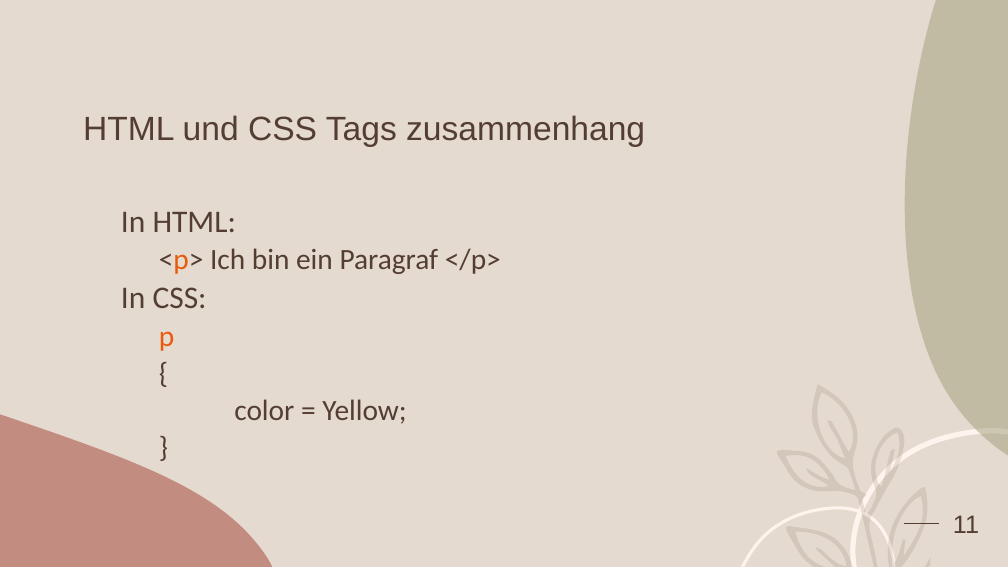
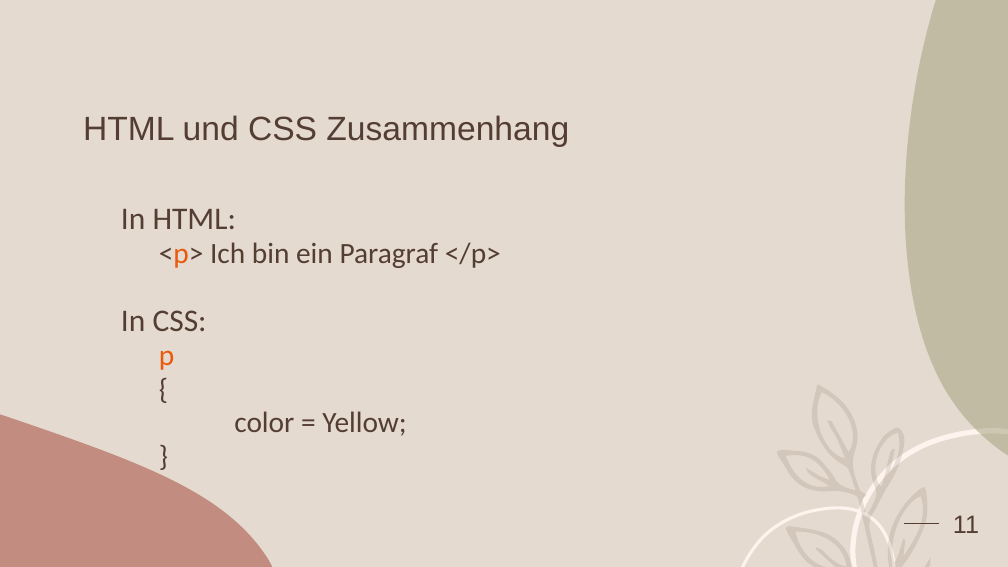
Before and after one commit to dschaefer94/Frontend-Development-Workshop, a slide deck: slide 11 of Intro HTML & CSS.pptx. Drawn at 1008x567 pixels with LibreOffice and Linux fonts; fonts in the diff are those of the drawing. Boxes give left, top, right and bottom in pixels: in the first picture for what was removed or moved away, otherwise in the second. Text is boxed around its words. In the diff, an @@ line names an element or a change of style, - is before the commit and + after.

```diff
--- a/Intro HTML & CSS.pptx
+++ b/Intro HTML & CSS.pptx
@@ title at box(83, 115, 569, 147): text changed @@
-HTML und CSS Tags zusammenhang
+HTML und CSS Zusammenhang
@@ text "In HTML:" at box(121, 209, 501, 436): line spacing 0.9 to 0.8 @@
```
Also in this commit, not shown: 3 other slides changed, 2 other files.
